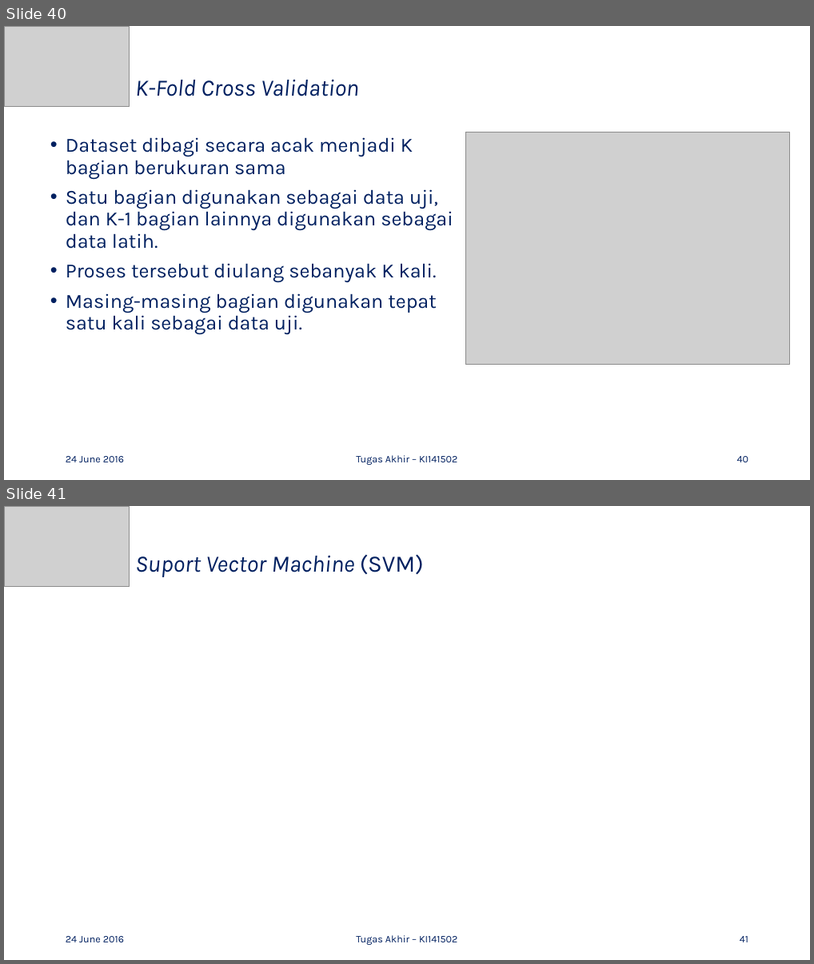
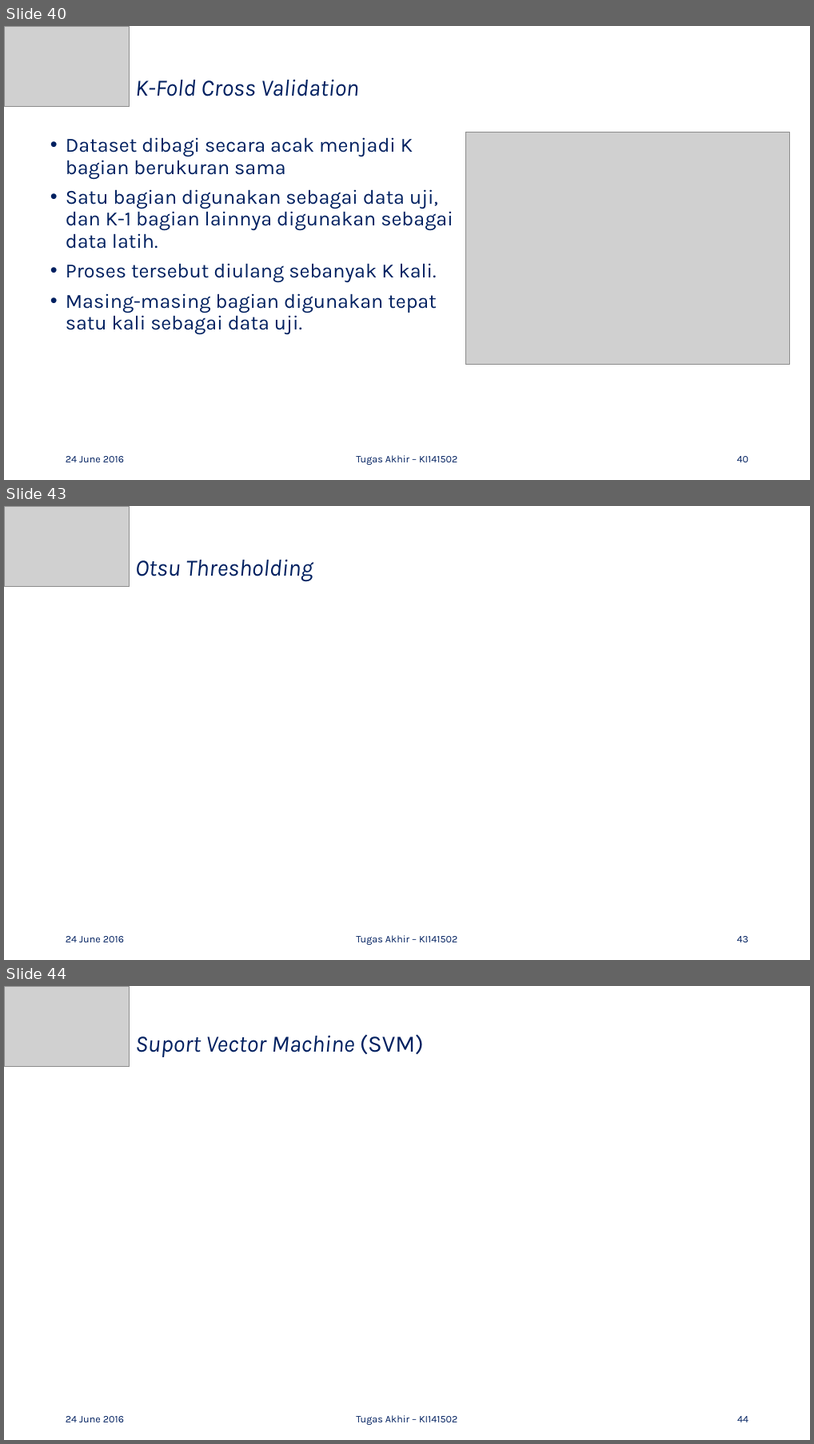
Before and after one commit to mustofa27/tugasAkhir, a slide deck: Bismillah Buku TA/Presentasi-TA_Ahmad-Mustofa_5112100100.pptx. Shown one above the other, each under a label of ours: slides 40 and 41 before the commit, slides 40, 43 and 44 after it; the slides between them are not shown. The pictures are 814x964 and 814x1444 pixels, drawn with LibreOffice and Linux fonts; fonts in the diff are those of the drawing; grey boxes stand for pictures. Boxes give left, top, right and bottom in pixels: in the first picture for what was removed or moved away, otherwise in the second. Text is boxed around its words. In the diff, an @@ line names an element or a change of style, - is before the commit and + after.

```diff
--- a/Bismillah Buku TA/Presentasi-TA_Ahmad-Mustofa_5112100100.pptx
+++ b/Bismillah Buku TA/Presentasi-TA_Ahmad-Mustofa_5112100100.pptx
@@ slide 43 added at [4, 506, 810, 960], background #FFFFFF @@
@@ picture added at [4, 506, 130, 587] @@
@@ title added at [135, 559, 313, 581], 28 pt, text #002060, italic @@
+Otsu Thresholding
@@ text added at [66, 936, 124, 942], 12 pt, text #002060 @@
+24 June 2016
@@ text added at [356, 935, 458, 944], 12 pt, text #002060 @@
+Tugas Akhir – KI141502
@@ page number added at [738, 936, 749, 942], 12 pt, text #002060 @@
+43
@@ what was slide 41 is now slide 44 @@
@@ page number at [738, 1416, 749, 1422]: text changed @@
-41
+44
```
Also in this commit, not shown: 5 slides changed, 4 other slides added, 1 other file.
